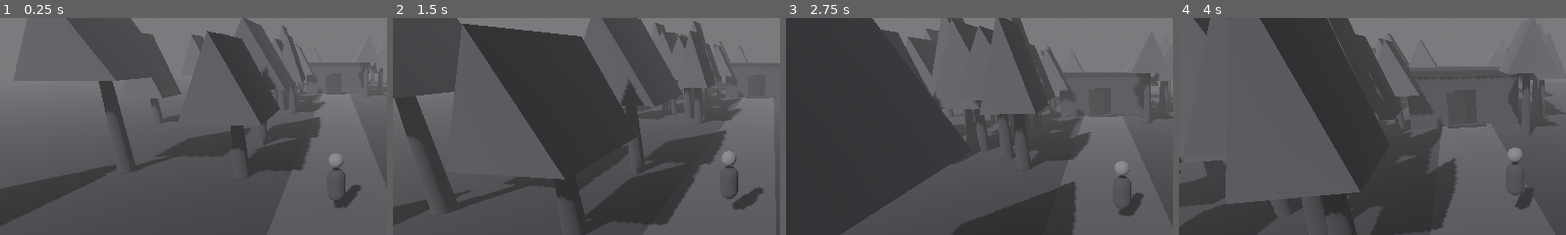
Above: before the commit, frames 1-4 (left to right).
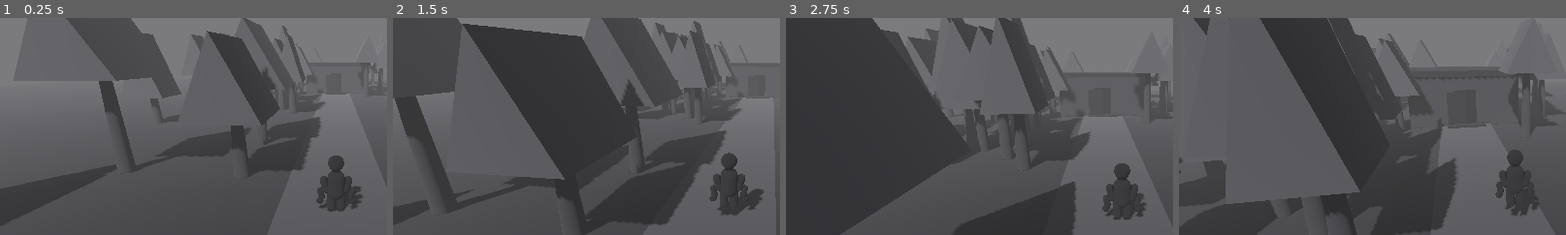
Above: after the commit, the same moments.

Repository: leto98/Monochrome
Game: Godot game, scene res://scenes/main.tscn
The game is run twice, just before and just after one commit, with the same random seed, the same clock (stepped at 60 frames per second) and the same inputs.
Inputs (mouse positions are % of the whole screen's width and height, from its top left):
- Up to frame 1 (0.25 s): no input
- Up to frame 2 (1.5 s): tap Enter at 0.5, 1.35 s; move the mouse to (55, 50) at 0.52 s; hold W from 0.53 s (still down); tap E at 0.6 s; tap Space at 0.77 s; move the mouse to (45, 50) at 1.27 s
- Up to frame 3 (2.75 s): keep holding W; tap Space at 1.52 s; move the mouse to (52, 48) at 2.02 s; hold Shift from 2.03 s (still down)
- Up to frame 4 (4 s): keep holding W; move the mouse to (49, 52) at 2.77 s; release Shift at 2.78 s; tap E at 2.85 s; tap Space at 3.02, 3.77 s; move the mouse to (57, 51) at 3.52 s; tap Enter at 3.6 s
The pictures show only the part of the screen within x 7-57%, y 19-69%; the shares and areas given below are measured in that part.

The runs differ from the first frame. In frame 1, 1.2% of the frame differs, in the area x 81-94%, y 62-90%; in frame 2, 1.4%, in the area x 81-96%, y 61-92%; in frame 3, 1.2%; in frame 4, 1.3%.

Commit message:
Improve player silhouette with arms hands legs and eyes

Diff:
--- a/scripts/main.gd
+++ b/scripts/main.gd
@@ -166,27 +166,98 @@
 	player.position = Vector3(0, 0.95, 5.0)
 	player.set_script(load("res://scripts/player.gd"))
 
-	var skin := _mat(Color(0.48, 0.48, 0.49))
-	var clothes := _mat(Color(0.25, 0.25, 0.26))
+	# Keep the character as a readable dark silhouette, with a more human shape.
+	var skin := _mat(Color(0.055, 0.055, 0.06))
+	var clothes := _mat(Color(0.085, 0.085, 0.09))
+	var hands_material := _mat(Color(0.06, 0.06, 0.065))
+	var eye_material := _mat(Color(0.78, 0.78, 0.79))
+
 	var body := MeshInstance3D.new()
 	body.name = "Body"
 	var body_mesh := CapsuleMesh.new()
-	body_mesh.radius = 0.24
-	body_mesh.height = 0.9
+	body_mesh.radius = 0.23
+	body_mesh.height = 0.82
 	body.mesh = body_mesh
-	body.position.y = -0.12
+	body.position = Vector3(0, -0.12, 0)
 	body.material_override = clothes
 	player.add_child(body)
 
 	var head := MeshInstance3D.new()
 	head.name = "Head"
 	var head_mesh := SphereMesh.new()
-	head_mesh.radius = 0.19
-	head_mesh.height = 0.38
+	head_mesh.radius = 0.205
+	head_mesh.height = 0.41
 	head.mesh = head_mesh
-	head.position = Vector3(0, 0.55, 0)
+	head.position = Vector3(0, 0.48, 0)
 	head.material_override = skin
 	player.add_child(head)
+
+	# Slightly tapered upper arms and forearms create a child-like silhouette.
+	var upper_arm_mesh := CapsuleMesh.new()
+	upper_arm_mesh.radius = 0.105
+	upper_arm_mesh.height = 0.48
+	var forearm_mesh := CapsuleMesh.new()
+	forearm_mesh.radius = 0.085
+	forearm_mesh.height = 0.36
+	for side in [-1.0, 1.0]:
+		var upper_arm := MeshInstance3D.new()
+		upper_arm.name = "UpperArm_%s" % ("L" if side < 0 else "R")
+		upper_arm.mesh = upper_arm_mesh
+		upper_arm.position = Vector3(side * 0.29, -0.12, 0)
+		upper_arm.rotation.z = side * deg_to_rad(-14.0)
+		upper_arm.material_override = clothes
+		player.add_child(upper_arm)
+
+		var forearm := MeshInstance3D.new()
+		forearm.name = "Forearm_%s" % ("L" if side < 0 else "R")
+		forearm.mesh = forearm_mesh
+		forearm.position = Vector3(side * 0.40, -0.39, -0.015)
+		forearm.rotation.z = side * deg_to_rad(-8.0)
+		forearm.material_override = clothes
+		player.add_child(forearm)
+
+		var hand := MeshInstance3D.new()
+		hand.name = "Hand_%s" % ("L" if side < 0 else "R")
+		var hand_mesh := SphereMesh.new()
+		hand_mesh.radius = 0.095
+		hand_mesh.height = 0.17
+		hand.mesh = hand_mesh
+		hand.position = Vector3(side * 0.43, -0.59, -0.015)
+		hand.material_override = hands_material
+		player.add_child(hand)
+
+	# Separate legs and small feet make the stance clear from a distance.
+	var leg_mesh := CapsuleMesh.new()
+	leg_mesh.radius = 0.115
+	leg_mesh.height = 0.58
+	for side in [-1.0, 1.0]:
+		var leg := MeshInstance3D.new()
+		leg.name = "Leg_%s" % ("L" if side < 0 else "R")
+		leg.mesh = leg_mesh
+		leg.position = Vector3(side * 0.13, -0.57, 0)
+		leg.material_override = clothes
+		player.add_child(leg)
+
+		var foot := MeshInstance3D.new()
+		foot.name = "Foot_%s" % ("L" if side < 0 else "R")
+		var foot_mesh := BoxMesh.new()
+		foot_mesh.size = Vector3(0.19, 0.11, 0.32)
+		foot.mesh = foot_mesh
+		foot.position = Vector3(side * 0.13, -0.84, -0.075)
+		foot.material_override = skin
+		player.add_child(foot)
+
+	# Two tiny pale eyes give the face the eerie, readable Limbo-inspired look.
+	for side in [-1.0, 1.0]:
+		var eye := MeshInstance3D.new()
+		eye.name = "Eye_%s" % ("L" if side < 0 else "R")
+		var eye_mesh := SphereMesh.new()
+		eye_mesh.radius = 0.025
+		eye_mesh.height = 0.05
+		eye.mesh = eye_mesh
+		eye.position = Vector3(side * 0.075, 0.50, -0.176)
+		eye.material_override = eye_material
+		player.add_child(eye)
 
 	var collider := CollisionShape3D.new()
 	var capsule := CapsuleShape3D.new()
